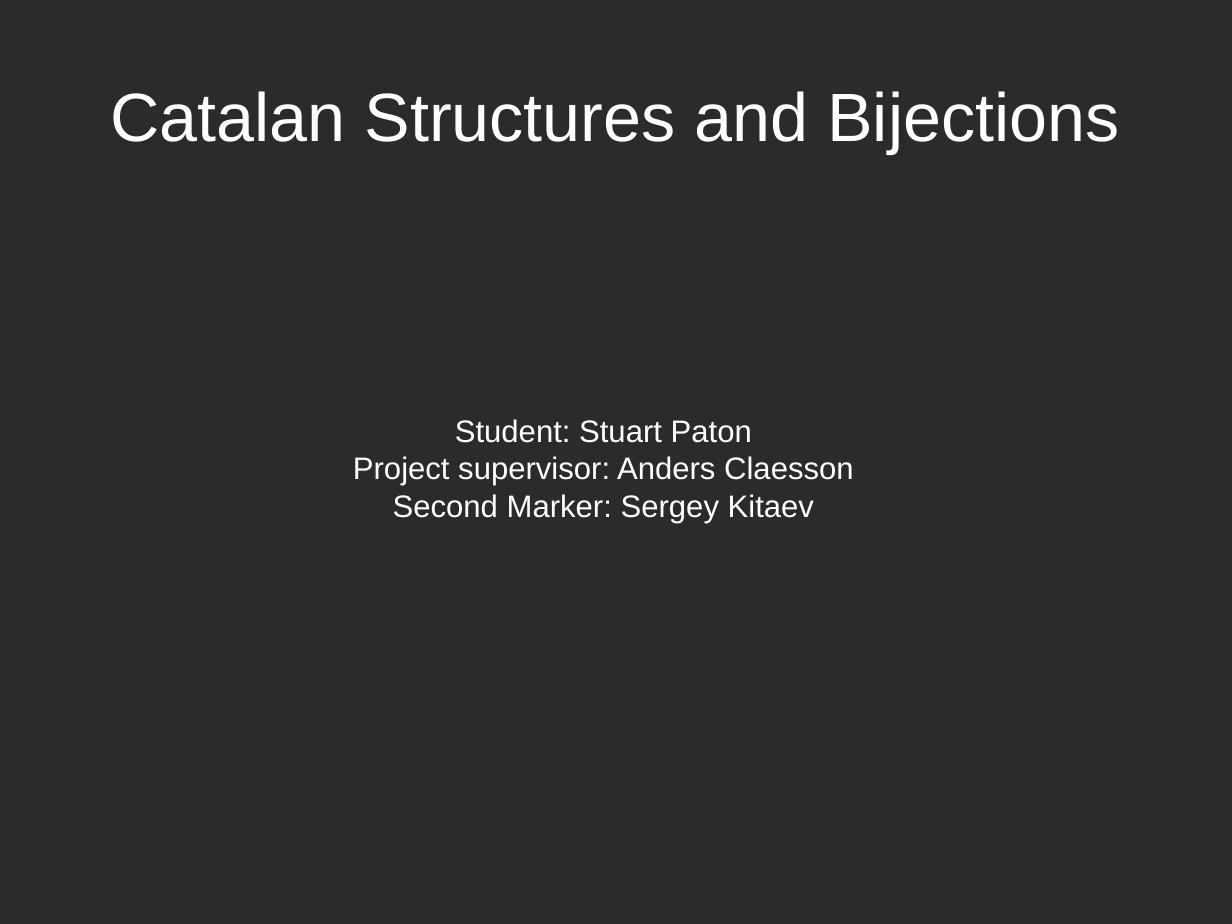
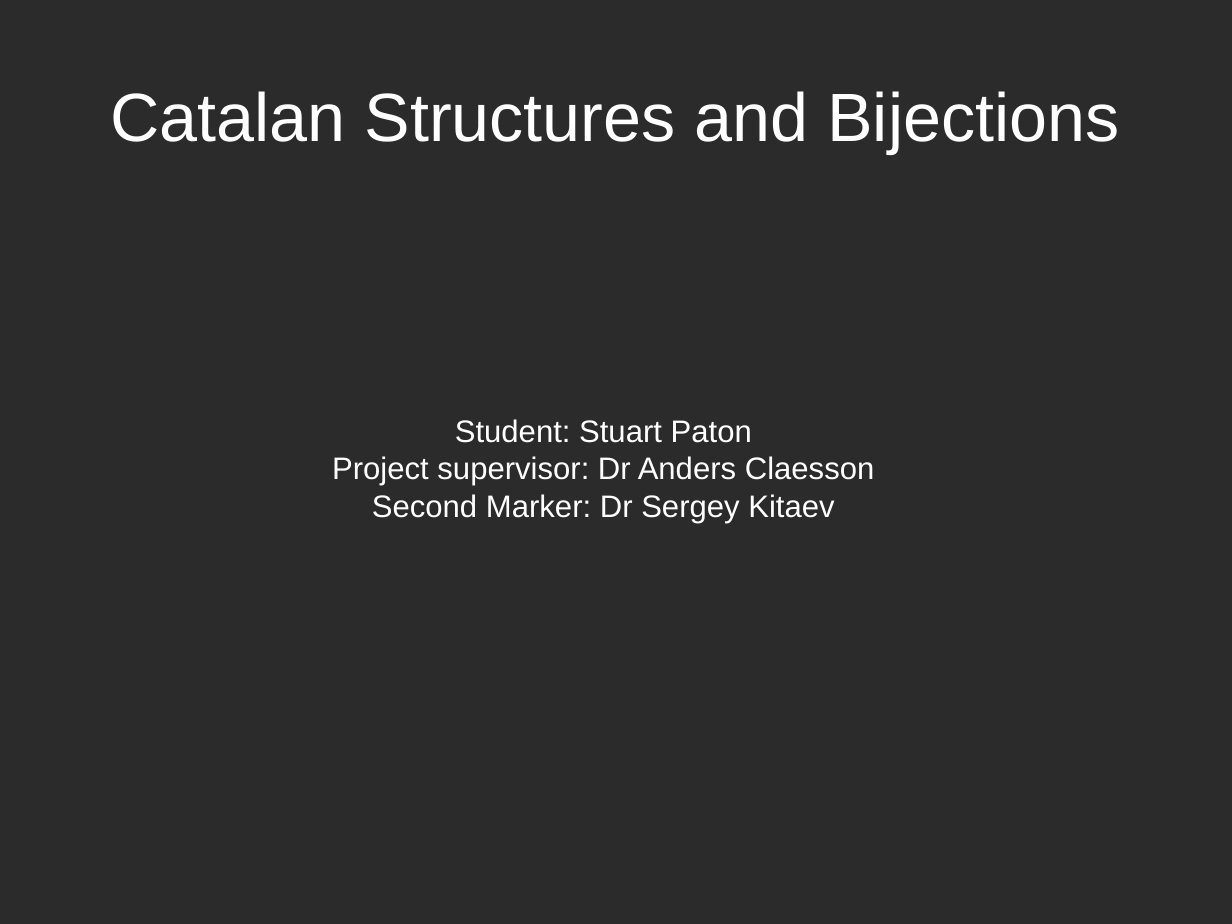
Before and after one commit to patons02/catalan-structures, a slide deck: slide 1 of posterPresentation/posterPresentation.odp. Drawn at 1232x924 pixels with LibreOffice and Linux fonts; fonts in the diff are those of the drawing; background and template pictures are left out; a plain dark background stands for a picture behind light text. Boxes give left, top, right and bottom in pixels: in the first picture for what was removed or moved away, otherwise in the second. Text is boxed around its words. In the diff, an @@ line names an element or a change of style, - is before the commit and + after.

Commit message:
updated slide show and poster presentation pdf

```diff
--- a/posterPresentation/posterPresentation.odp
+++ b/posterPresentation/posterPresentation.odp
@@ text at bbox=[332, 456, 875, 523]: text changed @@
-Project supervisor: Anders Claesson
-Second Marker: Sergey Kitaev
+Project supervisor: Dr Anders Claesson
+Second Marker: Dr Sergey Kitaev
```
Also in this commit, not shown: 2 other files.
